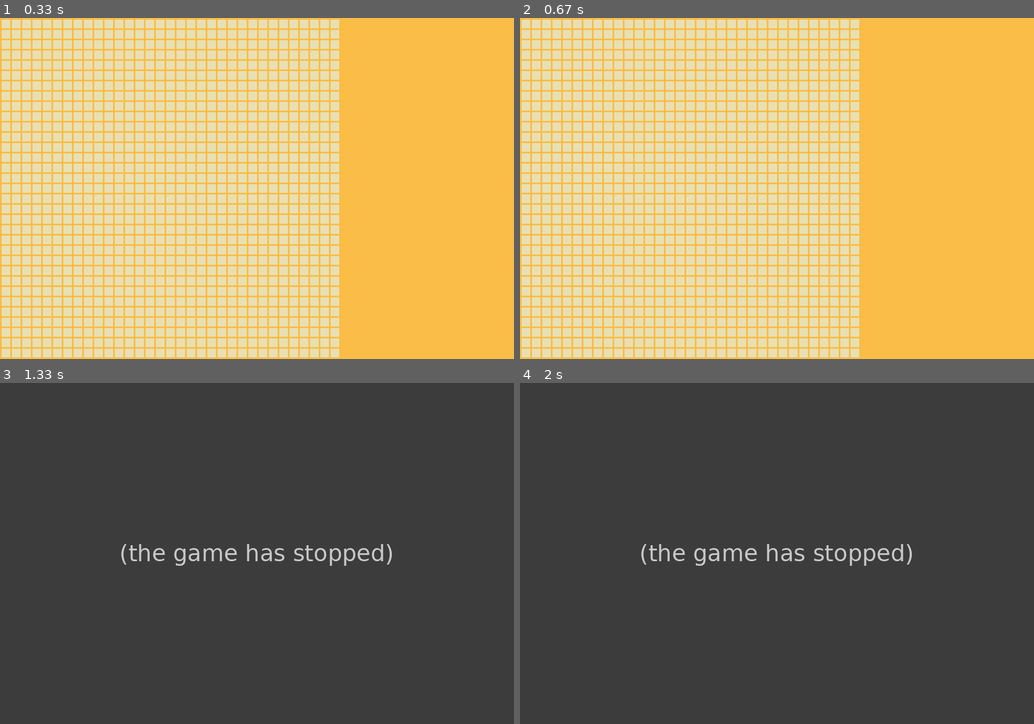
Above: before the commit, frames 1-4 (two rows, left to right).
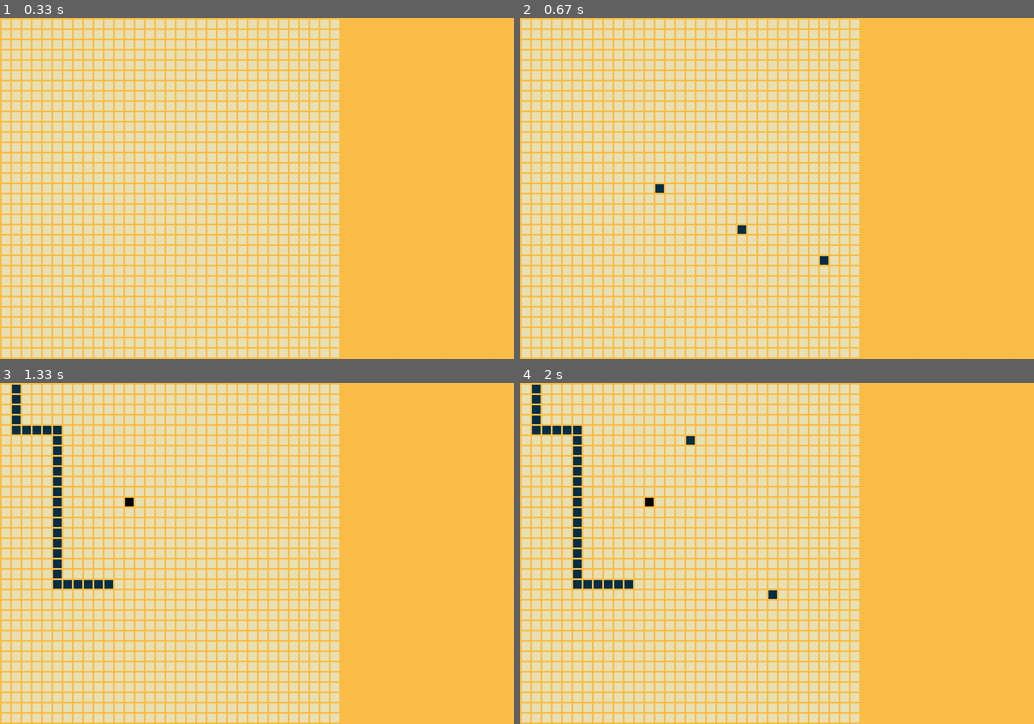
Above: after the commit, the same moments.

Repository: quoclanguyen/AI_Algo_MazePuzzle
Game: pygame game, started from main.py
Two runs of this game, one before a commit and one after it. Both use one fixed random seed, a clock stepped at 60 frames per second and the inputs below.
Inputs (mouse positions are in pixels of both pictures, inside the frame that each line leads up to):
- Up to frame 1 (0.33 s): no input
- Up to frame 2 (0.67 s): press the mouse at (653, 191) at 0.37 s; move the mouse to (741, 226) at 0.47 s; release the mouse at (828, 263) at 0.6 s
- Up to frame 3 (1.33 s): tap S at 0.67 s; tap L at 1 s
- Up to frame 4 (2 s): click (777, 594) at 1.38 s; click (694, 440) at 1.72 s

Frame 1 is identical in both runs. In frame 2, 0.1% of the frame differs, in the area x 26-60%, y 48-73%; in frame 3, 100%, in the area x 0-100%, y 0-100%; in frame 4, 100%.
Error before the commit: TypeError: MazeGrid.save() missing 1 required positional argument: 'filename' (MazeGUI.py li...; the game stopped at 0.67 s (later frames are placeholders)

Commit message:
Completed GUI

Diff:
--- a/MazeGUI.py
+++ b/MazeGUI.py
@@ -1,5 +1,5 @@
 import pygame
-import numpy
+from MazeGrid import MazeGrid
 from PIL import ImageColor
 
 bgColor = ImageColor.getcolor("#FCBF49", "RGB"),
@@ -11,34 +11,6 @@
     ImageColor.getcolor("#F77F00", "RGB"),
     ImageColor.getcolor("#000000", "RGB")
 ]
-
-class MazeGrid:
-    def __init__(self):
-        self.data = [[0 for x in range(33)] for y in range(33)]
-        self.weight = 0
-        self.height = 0
-        self.path = 0
-        self.wall = 1
-        self.start = 2
-        self.goal = 3
-        self.gpath = 4
-        self.key = 5
-    def get(self, x, y):
-        return int(self.data[x][y])
-    def set(self, x, y, value):
-        self.data[x][y] = value
-    def save(self, filename):
-        numpy.savetxt(filename, numpy.array(self.data), fmt="%i")
-    def load(self, filename):
-        self.data = numpy.loadtxt(filename).tolist()
-    def fillWall(self):
-        for x in range(33):
-            for y in range(33):
-                self.data = self.set(x, y, self.wall)
-    def fillPath(self):
-        for x in range(33):
-            for y in range(33):
-                self.data = self.set(x, y, self.path)
 
 class MazeGUI:
     def __init__(self, width, height, margin, caption):
@@ -56,7 +28,7 @@
         if key == pygame.K_ESCAPE:
             pygame.quit()
         if key == pygame.K_s:
-            self.grid.save()
+            self.grid.save('savedMaze.txt')
         if key == pygame.K_l:
             self.grid.load('defaultMaze.txt')
         if key == pygame.K_f:
@@ -66,6 +38,20 @@
         if key == pygame.K_RETURN:
             #self.grid.solve()
             pass
+    def handleLeftMousePress(self, x, y):
+        self.grid.set(x, y, self.grid.wall)
+    def handleRightMousePress(self, x, y):
+        if self.grid.get(x, y) in [self.grid.start, self.grid.goal]:
+            self.grid.set(x, y, self.grid.path)
+            return
+        if not self.grid.hasStartPoint():
+            self.grid.set(x, y, self.grid.start)
+            return
+        if not self.grid.hasGoalPoint():
+            self.grid.set(x, y, self.grid.goal)
+            return
+    def handleMiddleMousePress(self, x, y):
+        self.grid.set(x, y, self.grid.key)
     def draw(self):
         self.screen.fill(bgColor)
         for row in range(33):
@@ -84,12 +70,25 @@
         self.grid.width, self.grid.height = gwidth, gheight
     def mainLoop(self):
         self.createMainWindow()
+        LEFT_MOUSE = 0
+        MID_MOUSE = 1
+        RIGHT_MOUSE = 2
         while not self.done:
+            mousePos = pygame.mouse.get_pos()
+            row = mousePos[0] // (self.grid.height + self.margin)
+            col = mousePos[1] // (self.grid.width + self.margin)
+            print(mousePos)
             for event in pygame.event.get():
                 if event.type == pygame.QUIT:
                     self.done = True
                 elif event.type == pygame.KEYDOWN:
                     self.handleKeyPress(event.key)
+                elif pygame.mouse.get_pressed()[LEFT_MOUSE]:
+                    self.handleLeftMousePress(col, row)
+                elif pygame.mouse.get_pressed()[MID_MOUSE]:
+                    self.handleMiddleMousePress(col, row)
+                elif pygame.mouse.get_pressed()[RIGHT_MOUSE]:
+                    self.handleRightMousePress(col, row)
             self.draw()
             clock = pygame.time.Clock()
             clock.tick(60)
--- /dev/null
+++ b/MazeGrid.py
@@ -0,0 +1,33 @@
+import numpy
+
+class MazeGrid:
+    def __init__(self):
+        self.data = [[0 for x in range(33)] for y in range(33)]
+        self.weight = 0
+        self.height = 0
+        self.path = 0
+        self.wall = 1
+        self.start = 2
+        self.goal = 3
+        self.gpath = 4
+        self.key = 5
+    def get(self, x, y):
+        return int(self.data[x][y])
+    def set(self, x, y, value):
+        self.data[x][y] = value
+    def save(self, filename):
+        numpy.savetxt(filename, numpy.array(self.data), fmt="%i")
+    def load(self, filename):
+        self.data = numpy.loadtxt(filename).tolist()
+    def hasStartPoint(self):
+        return sum(x.count(self.start) for x in self.data) >= 1
+    def hasGoalPoint(self):
+        return sum(x.count(self.goal) for x in self.data) >= 1
+    def fillWall(self):
+        for x in range(33):
+            for y in range(33):
+                self.data = self.set(x, y, self.wall)
+    def fillPath(self):
+        for x in range(33):
+            for y in range(33):
+                self.data = self.set(x, y, self.path)
--- a/defaultMaze.txt
+++ b/defaultMaze.txt
@@ -9,7 +9,7 @@
 0 0 0 0 0 1 0 0 0 0 0 0 0 0 0 0 0 0 0 0 0 0 0 0 0 0 0 0 0 0 0 0 0
 0 0 0 0 0 1 0 0 0 0 0 0 0 0 0 0 0 0 0 0 0 0 0 0 0 0 0 0 0 0 0 0 0
 0 0 0 0 0 1 0 0 0 0 0 0 0 0 0 0 0 0 0 0 0 0 0 0 0 0 0 0 0 0 0 0 0
-0 0 0 0 0 1 0 0 0 0 0 0 0 0 0 0 0 0 0 0 0 0 0 0 0 0 0 0 0 0 0 0 0
+0 0 0 0 0 1 0 0 0 0 0 0 5 0 0 0 0 0 0 0 0 0 0 0 0 0 0 0 0 0 0 0 0
 0 0 0 0 0 1 0 0 0 0 0 0 0 0 0 0 0 0 0 0 0 0 0 0 0 0 0 0 0 0 0 0 0
 0 0 0 0 0 1 0 0 0 0 0 0 0 0 0 0 0 0 0 0 0 0 0 0 0 0 0 0 0 0 0 0 0
 0 0 0 0 0 1 0 0 0 0 0 0 0 0 0 0 0 0 0 0 0 0 0 0 0 0 0 0 0 0 0 0 0
--- /dev/null
+++ b/savedMaze.txt
@@ -0,0 +1,33 @@
+0 0 0 0 0 0 0 0 0 0 0 0 0 0 0 0 0 0 0 0 0 0 0 0 0 0 0 0 0 0 0 0 0
+0 0 0 0 0 0 0 0 0 0 0 0 0 0 0 0 0 0 0 0 0 0 0 0 0 0 0 0 0 0 0 0 0
+0 0 0 0 0 0 0 0 0 0 0 0 0 0 0 0 0 0 0 0 0 0 0 0 0 0 0 0 0 0 0 0 0
+0 0 0 0 0 0 0 0 0 0 0 0 0 0 0 0 0 0 0 0 0 0 0 0 0 0 0 0 0 0 0 0 0
+0 0 0 0 0 0 0 0 0 0 0 0 0 0 0 0 0 0 0 0 0 0 0 0 0 0 0 0 0 0 0 0 0
+0 0 0 0 0 0 0 0 0 0 0 0 0 0 0 0 0 0 0 0 0 0 0 0 0 0 0 0 0 0 0 0 0
+0 0 0 0 0 0 0 0 0 0 0 0 0 0 0 0 0 0 0 0 0 0 0 0 0 0 0 0 0 0 0 0 0
+0 0 1 0 0 0 0 0 0 0 0 0 0 0 0 0 0 0 0 0 0 0 0 0 0 0 0 0 0 0 0 0 0
+0 0 1 0 0 0 0 0 0 0 0 0 0 0 0 0 0 0 1 1 1 1 1 1 1 1 0 0 0 0 0 0 0
+0 0 1 0 0 0 0 0 0 0 0 0 0 0 0 0 0 0 0 0 0 0 0 0 0 0 0 0 0 0 0 0 0
+0 0 0 0 0 0 0 0 0 0 0 0 0 0 0 0 0 0 0 0 0 0 0 0 0 0 0 0 0 0 0 0 0
+0 0 0 1 0 0 0 0 0 0 0 0 0 0 0 0 0 0 0 0 0 0 0 0 0 0 0 0 0 0 0 0 0
+0 0 0 1 0 0 1 1 0 0 0 0 0 0 0 0 0 0 0 0 0 0 0 0 0 0 0 0 0 0 0 0 0
+0 0 0 1 0 0 1 1 0 0 0 0 0 0 0 0 0 0 0 0 0 0 0 0 0 0 0 0 0 0 0 0 0
+0 0 0 1 0 0 1 1 1 0 0 0 0 0 0 0 0 0 0 0 0 0 0 0 0 0 0 0 0 0 0 0 0
+0 0 0 1 0 0 1 0 1 1 1 0 0 1 0 1 1 1 0 1 1 1 1 1 1 1 1 0 0 0 0 0 0
+0 0 0 1 0 0 1 0 0 0 1 0 0 0 0 1 1 1 0 0 0 0 0 1 0 0 0 0 0 0 0 0 0
+0 0 0 1 0 0 1 0 0 0 1 0 0 0 0 0 0 0 1 0 0 0 1 1 0 0 0 0 0 0 0 0 0
+0 0 0 0 0 0 1 0 0 0 1 0 0 0 0 0 0 0 1 0 0 0 1 0 0 0 0 0 0 0 0 0 0
+0 0 0 1 0 0 1 1 1 1 1 1 1 1 1 1 1 1 1 1 1 1 1 1 1 0 0 0 0 0 0 0 0
+0 0 0 1 0 0 0 0 0 0 0 0 0 0 0 0 0 0 0 0 0 0 0 0 0 0 0 0 0 0 0 0 0
+0 0 0 1 0 0 0 0 0 0 0 0 0 0 0 0 0 0 0 0 0 0 0 0 0 0 0 0 0 0 0 0 0
+0 0 0 1 0 0 0 0 0 0 0 0 0 0 0 0 0 1 1 1 0 1 0 0 0 0 0 0 0 0 0 0 0
+0 0 0 1 0 1 1 1 1 0 1 1 0 1 1 0 0 0 0 0 0 0 0 0 1 1 0 0 0 0 0 0 0
+0 0 0 0 0 0 0 0 0 0 0 0 0 0 0 1 1 0 0 0 0 0 0 0 0 0 1 0 0 0 0 0 0
+0 0 0 0 0 0 0 0 0 0 0 0 0 0 0 0 0 0 0 1 1 1 0 0 0 0 0 1 0 0 0 0 0
+0 0 0 0 0 0 0 0 0 0 0 0 0 0 0 0 1 1 1 0 0 0 0 0 0 0 0 1 0 0 0 0 0
+0 0 0 0 0 0 0 0 0 0 0 0 1 0 1 0 0 0 0 0 0 1 1 0 0 0 0 1 0 0 0 0 0
+0 0 0 0 0 0 0 0 0 0 1 0 0 0 0 0 0 0 0 0 0 1 0 0 0 0 1 0 0 0 0 0 0
+0 0 0 0 0 0 0 0 1 1 0 0 0 0 0 0 0 0 0 0 0 1 0 0 0 0 1 0 0 0 0 0 0
+0 0 0 0 0 0 0 0 0 0 0 0 0 0 0 0 0 0 0 0 0 1 1 1 1 1 0 0 0 0 0 0 0
+0 0 0 0 0 0 0 0 0 0 0 0 0 0 0 0 0 0 0 0 0 0 0 0 0 0 0 0 0 0 0 0 0
+0 0 0 0 0 0 0 0 0 0 0 0 0 0 0 0 0 0 0 0 0 0 0 0 0 0 0 0 0 0 0 0 0
Not shown, added: .gitignore
